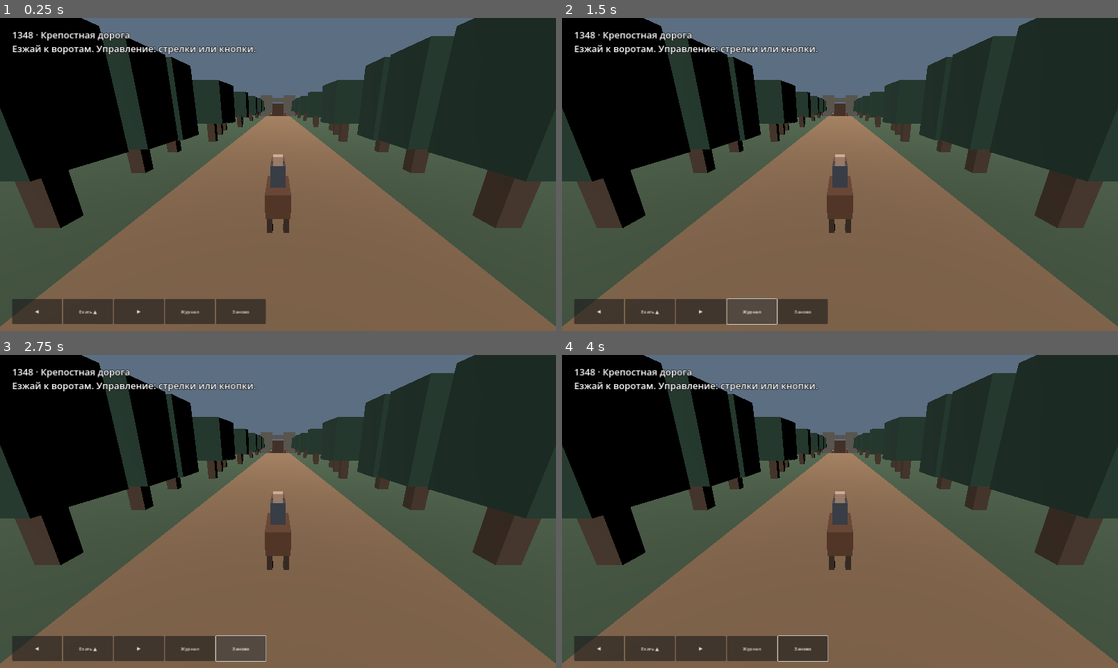
Above: before the commit, frames 1-4 (two rows, left to right).
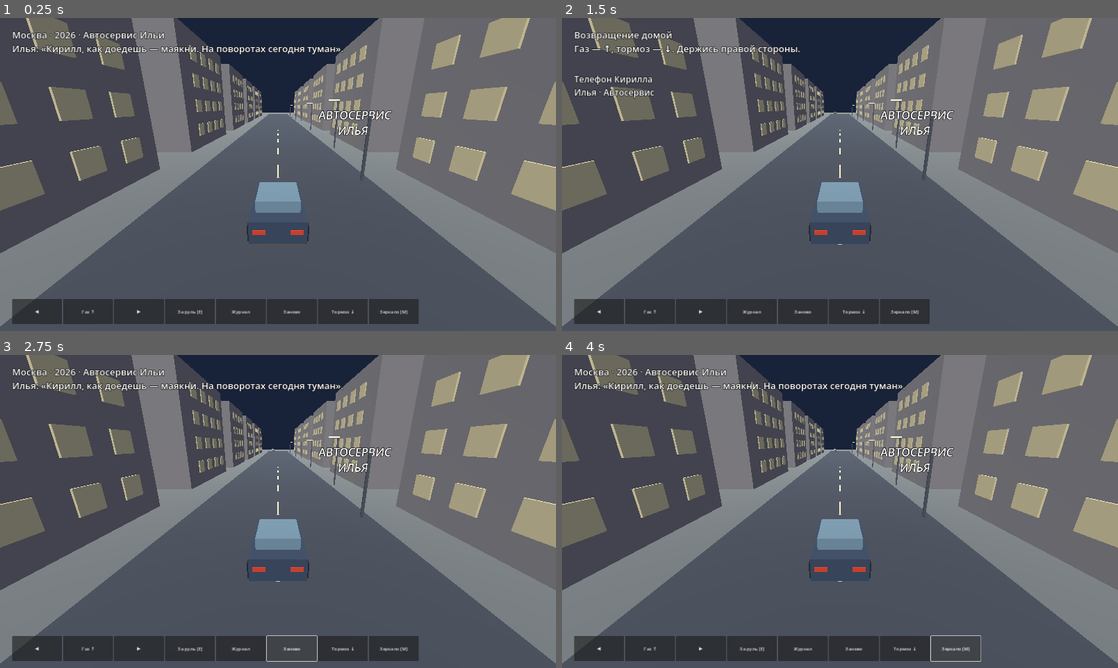
Above: after the commit, the same moments.

Repository: danilaextrem-afk/-
Game: Godot game, scene res://Content/NightRoad.tscn
Same seed, same stepped clock (60 frames per second), same inputs: the game is played once before the commit and once after it. Before the commit the project starts from res://Content/Road.tscn.
Inputs (mouse positions are in pixels of both pictures, inside the frame that each line leads up to):
- Up to frame 1 (0.25 s): no input
- Up to frame 2 (1.5 s): click "Журнал" at 0.5 s; click (751, 312) at 1.25 s, where only the run after the commit has a clickable "За руль [E]"
- Up to frame 3 (2.75 s): click "Заново" at 2 s
- Up to frame 4 (4 s): click "Заново" at 2.75 s; click (956, 649) at 3.5 s, where only the run after the commit has a clickable "Зеркало [M]"

The runs differ from the first frame. In frame 1, 93% of the frame differs, in the area x 0-100%, y 0-100%; in frame 2, 94%; in frame 3, 94%; in frame 4, 93%.

Commit message:
Start Act I with Moscow drive, playable vision and roadside investigation

Diff:
--- /dev/null
+++ b/Content/NightRoad.tscn
@@ -0,0 +1,4 @@
+[gd_scene load_steps=2 format=3]
+[ext_resource type="Script" path="res://Source/night_road.gd" id="1"]
+[node name="NightRoad" type="Node3D"]
+script = ExtResource("1")
--- /dev/null
+++ b/Source/night_road.gd
@@ -0,0 +1,207 @@
+extends "res://Source/two_epoch_road.gd"
+
+enum Phase { GARAGE, DRIVE, GLIMPSE, ROADSIDE, MESSAGE, END }
+const SIGHTINGS := [82.0, 101.0, 120.0]
+var phase := Phase.GARAGE
+var speed := 0.0
+var sightings := 0
+var evidence := ""
+var figure := Node3D.new()
+var brake: Button
+var rear := false
+var recording := SubViewportContainer.new()
+var flame_nodes: Array[MeshInstance3D] = []
+var traffic := Node3D.new()
+var trip_time := 0.0
+
+func build_location() -> void:
+	var night := WorldEnvironment.new()
+	var sky := Environment.new()
+	sky.background_mode = Environment.BG_COLOR
+	sky.background_color = Color("#182339")
+	sky.ambient_light_source = Environment.AMBIENT_SOURCE_COLOR
+	sky.ambient_light_color = Color("#b1bad6")
+	sky.ambient_light_energy = 0.5
+	night.environment = sky
+	add_child(night)
+	for i in range(7):
+		var z := -16.0 - 18*i
+		block(city,Vector3(6.5,2.6,z),Vector3(.14,5.2,.14),"535561")
+		var fixture := block(city,Vector3(6.05,5.2,z),Vector3(1.1,.13,.36),"ffe6ad")
+		var glow := fixture.mesh.surface_get_material(0) as StandardMaterial3D
+		glow.emission_enabled = true
+		glow.emission = Color("#ffe1a2")
+	city.add_child(figure)
+	block(figure,Vector3(0,1.0,0),Vector3(.48,1.6,.28),"202027")
+	block(figure,Vector3(0,1.98,0),Vector3(.32,.38,.32),"36303b")
+	city.add_child(traffic)
+	block(traffic,Vector3(0,.55,0),Vector3(1.7,.8,3.4),"775546")
+	block(traffic,Vector3(0,1.1,0),Vector3(1.45,.55,1.65),"899ca5")
+	for x in [-.6,.6]:
+		block(traffic,Vector3(x,.56,1.72),Vector3(.33,.16,.05),"ffe7ae")
+		block(car,Vector3(x,.72,1.83),Vector3(.42,.14,.06),"dd432a")
+	for side in [-1,1]:
+		for axle in [-1,1]:
+			block(car,Vector3(side*.94,.37,axle*1.12),Vector3(.24,.58,.59),"23252a")
+	block(city,Vector3(5.4,2,-5),Vector3(.16,4,.16),"4b5258")
+	var sign := Label3D.new()
+	sign.text = "АВТОСЕРВИС\nИЛЬЯ"
+	sign.font_size = 72
+	sign.pixel_size = 0.009
+	sign.position = Vector3(4.5,3.6,-5)
+	city.add_child(sign)
+
+func add_controls(row: HBoxContainer) -> void:
+	build_recording(row.get_parent())
+	brake = button(row,"Тормоз ↓")
+	button(row,"Зеркало [M]").pressed.connect(look_back)
+	ride.text = "Газ ↑"
+
+func set_rear(value: bool) -> void:
+	rear = value
+	camera.position = Vector3(0,2.0,-1.7) if rear else Vector3(0,4.5,7.4)
+	camera.rotation = Vector3(-0.08,PI,0) if rear else Vector3(-0.32,0,0)
+
+func look_back() -> void:
+	if phase in [Phase.DRIVE,Phase.ROADSIDE]:
+		set_rear(not rear)
+		if rear and phase == Phase.ROADSIDE and sightings > 0 and evidence.is_empty():
+			var passed: float = -mount.position.z - SIGHTINGS[sightings-1]
+			if passed >= 0 and passed < 9:
+				evidence = "В зеркале у фигуры нет отражения."
+				figure.hide()
+		update_view()
+
+func restart() -> void:
+	phase = Phase.GARAGE
+	speed = 0
+	mount.position = Vector3.ZERO
+	sightings = 0
+	trip_time = 0
+	evidence = ""
+	clock = Glimpse.new()
+	journal.hide()
+	set_rear(false)
+	update_view()
+
+func interact() -> void:
+	match phase:
+		Phase.GARAGE: phase = Phase.DRIVE
+		Phase.ROADSIDE:
+			if figure.visible and speed < .5 and mount.position.distance_to(figure.position) < 9 and evidence.is_empty():
+				evidence = "На сырой обочине нет следов. Человек исчез."
+				figure.hide()
+		Phase.MESSAGE: phase = Phase.END
+	update_view()
+
+func _unhandled_key_input(key: InputEvent) -> void:
+	if key is InputEventKey and key.pressed and not key.echo:
+		match key.physical_keycode:
+			KEY_M: look_back()
+			KEY_E: interact()
+
+func update_view() -> void:
+	forest.visible = phase == Phase.GLIMPSE
+	horse.visible = forest.visible
+	city.visible = not forest.visible
+	car.visible = city.visible
+	figure.visible = phase == Phase.ROADSIDE and sightings > 0 and evidence.is_empty()
+	recording.visible = phase == Phase.END
+	action.visible = false
+	match phase:
+		Phase.GARAGE:
+			caption.text = "Москва · 2026 · Автосервис Ильи\nИлья: «Кирилл, как доедешь — маякни. На поворотах сегодня туман»."
+			action.text = "За руль [E]"
+			action.show()
+		Phase.DRIVE: caption.text = "Возвращение домой\nГаз — ↑, тормоз — ↓. Держись правой стороны."
+		Phase.GLIMPSE: caption.text = "Пять секунд чужой жизни\nВ руках поводья. Где-то за стволами звенит железо."
+		Phase.ROADSIDE:
+			caption.text = "Человек у обочины\n" + ("Можно остановиться рядом, проверить зеркало или уехать." if evidence.is_empty() else evidence)
+		Phase.MESSAGE:
+			caption.text = "Телефон · Входящее сообщение от Ильи"
+			action.text = "Открыть [E]"
+			action.show()
+		Phase.END: caption.text = "Илья: «Кир, откуда у тебя доспехи? И что там за пожар?»\nЗапись с неизвестного номера · 00:04"
+	journal.text = "Телефон Кирилла\nИлья · Автосервис"
+	if phase >= Phase.ROADSIDE:
+		journal.text += "\nНа четыре секунды вместо трассы появился лес."
+	if sightings > 0:
+		journal.text += "\nВстреч с одним силуэтом: %d." % sightings
+	if not evidence.is_empty():
+		journal.text += "\n" + evidence
+
+func _physics_process(delta: float) -> void:
+	if phase == Phase.END:
+		trip_time += delta
+		for i in flame_nodes.size():
+			flame_nodes[i].scale.y = 1 + 0.28*sin(trip_time*7.0 + i)
+		return
+	if phase == Phase.GARAGE or phase >= Phase.MESSAGE:
+		return
+	var gas := ride.button_pressed or Input.is_action_pressed("ui_up")
+	var braking := brake.button_pressed or Input.is_action_pressed("ui_down")
+	speed = move_toward(speed,14 if gas and not braking else 0,delta*(18 if braking else 4))
+	var steer := Input.get_axis("ui_left","ui_right") + float(right.button_pressed) - float(left.button_pressed)
+	mount.position.x = clampf(mount.position.x + clampf(steer,-1,1)*minf(speed,5)*delta,-4.4,4.4)
+	mount.position.z -= speed*delta
+	trip_time += delta
+	traffic.position = Vector3(-3.1,0,-130+fmod(trip_time*8,155))
+	var distance := -mount.position.z
+	if phase == Phase.DRIVE and distance >= 17:
+		clock.begin(4,15)
+		set_rear(false)
+		phase = Phase.GLIMPSE
+		update_view()
+	elif phase == Phase.GLIMPSE:
+		clock.advance(delta)
+		if clock.remaining <= 0:
+			phase = Phase.ROADSIDE
+			update_view()
+	if phase == Phase.ROADSIDE:
+		if evidence.is_empty() and sightings < SIGHTINGS.size() and distance >= SIGHTINGS[sightings]-10:
+			sightings += 1
+			figure.position = Vector3(4.9,0,-SIGHTINGS[sightings-1])
+			update_view()
+		if sightings > 0 and distance > SIGHTINGS[sightings-1]+9:
+			figure.hide()
+		action.visible = figure.visible and speed < .5 and mount.position.distance_to(figure.position) < 9
+		action.text = "Осмотреть обочину [E]"
+		if distance >= 131:
+			if evidence.is_empty():
+				evidence = "Кирилл проехал мимо. Происхождение силуэта неизвестно."
+			speed = 0
+			set_rear(false)
+			phase = Phase.MESSAGE
+			update_view()
+
+func build_recording(ui: Node) -> void:
+	ui.add_child(recording)
+	recording.position = Vector2(42,350)
+	recording.size = Vector2(520,300)
+	var screen := SubViewport.new()
+	screen.size = Vector2i(520,300)
+	screen.own_world_3d = true
+	recording.add_child(screen)
+	var village := Node3D.new()
+	screen.add_child(village)
+	block(village,Vector3(0,-0.3,0),Vector3(50,0.5,50),"45404a")
+	for x in [-4,0,4]:
+		block(village,Vector3(x,1,-6),Vector3(3,2,3),"684533")
+		for n in range(3):
+			var flame := block(village,Vector3(x-0.7+n*0.7,2.3,-5.4),Vector3(.45,1.6+n*.3,.4),"e29132")
+			var mat := flame.mesh.surface_get_material(0) as StandardMaterial3D
+			mat.emission_enabled = true
+			mat.emission = Color("#ff7731")
+			flame_nodes.append(flame)
+	block(village,Vector3(0,1.15,0),Vector3(.86,1.28,.5),"858c91")
+	block(village,Vector3(0,2.09,0),Vector3(.52,.56,.48),"ab9586")
+	for side in [-1,1]:
+		block(village,Vector3(side*.53,1.4,0),Vector3(.3,.5,.58),"adb1ad")
+		block(village,Vector3(side*.24,.35,0),Vector3(.34,.7,.44),"4e4947")
+	var lamp := DirectionalLight3D.new()
+	village.add_child(lamp)
+	lamp.rotation_degrees = Vector3(-35,-25,0)
+	var lens := Camera3D.new()
+	village.add_child(lens)
+	lens.position = Vector3(1.0,2.3,4)
+	lens.look_at(Vector3(0,1.5,0))
--- a/Source/road.gd
+++ b/Source/road.gd
@@ -1,110 +1,14 @@
-extends Node3D
+extends "res://Source/two_epoch_road.gd"
 
-const Glimpse = preload("res://Source/time_glimpse.gd")
 const Investigation = preload("res://Source/gate_investigation.gd")
 var quest := Investigation.new()
-var journal := Label.new()
-var action: Button
-var clock := Glimpse.new()
 var event: Dictionary = JSON.parse_string(FileAccess.get_file_as_string("res://GameData/road_glimpse.json"))
-var forest := Node3D.new()
-var city := Node3D.new()
-var mount := Node3D.new()
-var horse := Node3D.new()
-var car := Node3D.new()
-var caption := Label.new()
 var triggered := false
 var seen := false
-var left: Button
-var right: Button
-var ride: Button
 
-func block(parent: Node3D, pos: Vector3, size: Vector3, color: String) -> MeshInstance3D:
-	var part := MeshInstance3D.new()
-	var box := BoxMesh.new()
-	box.size = size
-	var mat := StandardMaterial3D.new()
-	mat.albedo_color = Color(color)
-	box.material = mat
-	part.mesh = box
-	parent.add_child(part)
-	part.position = pos
-	return part
-
-func button(row: HBoxContainer, label: String) -> Button:
-	var b := Button.new()
-	b.text = label
-	b.custom_minimum_size = Vector2(172,86)
-	row.add_child(b)
-	return b
-
-func _ready() -> void:
-	for root in [forest, city, mount]:
-		add_child(root)
-	mount.add_child(horse)
-	mount.add_child(car)
-	for world in [forest,city]:
-		block(world,Vector3(0,-0.6,-55),Vector3(180,1,230),"40533d" if world == forest else "717675")
-		block(world,Vector3(0,-0.08,-55),Vector3(12,0.16,160),"85664a" if world == forest else "434952")
-	for i in range(18):
-		var z := -7.0*i
-		for side in [-1,1]:
-			var x: float = side*(9+i%3)
-			block(forest,Vector3(x,2,z),Vector3(1,4,1),"554132")
-			block(forest,Vector3(x,5,z),Vector3(4,5+i%3,4),"284637")
-			if i%3 == 0:
-				block(city,Vector3(side*15,6,z),Vector3(12,12,15),"888482")
-				for floor_no in range(4):
-					for window_no in range(4):
-						block(city,Vector3(side*8.94,2+floor_no*2.6,z-5+3*window_no),Vector3(0.1,1.3,1.5),"d6c897")
-		block(city,Vector3(0,0.02,z),Vector3(0.14,0.04,3),"e7ddb2")
-	for side in [-1,1]:
-		block(forest,Vector3(side*6,5,-107),Vector3(6,10,7),"726d64")
-	block(forest,Vector3(0,8,-107),Vector3(10,2,3),"726d64")
-	block(horse,Vector3(0,1.2,0),Vector3(0.9,0.9,2.1),"68422e")
-	block(horse,Vector3(0,1.92,-0.95),Vector3(0.56,1.0,0.65),"775137")
-	for x in [-0.31,0.31]:
-		for z in [-0.7,0.7]:
-			block(horse,Vector3(x,0.43,z),Vector3(0.22,0.86,0.26),"443026")
-	block(horse,Vector3(0,2.05,0.15),Vector3(0.55,0.85,0.45),"474d58")
-	block(horse,Vector3(0,2.63,0.15),Vector3(0.37,0.37,0.37),"c6a18b")
-	block(car,Vector3(0,0.65,0),Vector3(1.9,0.8,3.6),"39485c")
-	block(car,Vector3(0,1.19,0.2),Vector3(1.55,0.55,1.9),"73909e")
+func build_location() -> void:
 	add_child(quest)
 	quest.build(forest,city)
-	var camera := Camera3D.new()
-	mount.add_child(camera)
-	camera.position = Vector3(0,4.5,7.4)
-	camera.rotation.x = -0.32
-	var sun := DirectionalLight3D.new()
-	add_child(sun)
-	sun.rotation_degrees = Vector3(-55,-25,0)
-	var ui := CanvasLayer.new()
-	add_child(ui)
-	ui.add_child(caption)
-	caption.position = Vector2(42,36)
-	caption.add_theme_font_size_override("font_size",32)
-	caption.add_theme_constant_override("outline_size",6)
-	ui.add_child(journal)
-	journal.position = Vector2(42,190)
-	journal.add_theme_font_size_override("font_size",30)
-	journal.add_theme_constant_override("outline_size",6)
-	journal.hide()
-	var row := HBoxContainer.new()
-	ui.add_child(row)
-	row.set_anchors_and_offsets_preset(Control.PRESET_BOTTOM_LEFT)
-	row.position += Vector2(42,-110)
-	left = button(row,"◀")
-	ride = button(row,"Ехать ▲")
-	right = button(row,"▶")
-	action = button(row,"Осмотреть знак")
-	action.pressed.connect(interact)
-	button(row,"Журнал").pressed.connect(toggle_journal)
-	button(row,"Заново").pressed.connect(restart)
-	update_view()
-
-func toggle_journal() -> void:
-	journal.visible = not journal.visible
 
 func restart() -> void:
 	journal.hide()
--- /dev/null
+++ b/Source/two_epoch_road.gd
@@ -0,0 +1,117 @@
+extends Node3D
+
+const Glimpse = preload("res://Source/time_glimpse.gd")
+var journal := Label.new()
+var action: Button
+var clock := Glimpse.new()
+var forest := Node3D.new()
+var city := Node3D.new()
+var mount := Node3D.new()
+var horse := Node3D.new()
+var car := Node3D.new()
+var camera := Camera3D.new()
+var caption := Label.new()
+var left: Button
+var right: Button
+var ride: Button
+
+func block(parent: Node3D, pos: Vector3, size: Vector3, color: String) -> MeshInstance3D:
+	var part := MeshInstance3D.new()
+	var box := BoxMesh.new()
+	box.size = size
+	var mat := StandardMaterial3D.new()
+	mat.albedo_color = Color(color)
+	box.material = mat
+	part.mesh = box
+	parent.add_child(part)
+	part.position = pos
+	return part
+
+func button(row: HBoxContainer, label: String) -> Button:
+	var b := Button.new()
+	b.text = label
+	b.custom_minimum_size = Vector2(172,86)
+	row.add_child(b)
+	return b
+
+func _ready() -> void:
+	for root in [forest, city, mount]:
+		add_child(root)
+	mount.add_child(horse)
+	mount.add_child(car)
+	for world in [forest,city]:
+		block(world,Vector3(0,-0.6,-55),Vector3(180,1,230),"40533d" if world == forest else "717675")
+		block(world,Vector3(0,-0.08,-55),Vector3(12,0.16,160),"85664a" if world == forest else "434952")
+	for i in range(18):
+		var z := -7.0*i
+		for side in [-1,1]:
+			var x: float = side*(9+i%3)
+			block(forest,Vector3(x,2,z),Vector3(1,4,1),"554132")
+			block(forest,Vector3(x,5,z),Vector3(4,5+i%3,4),"284637")
+			if i%3 == 0:
+				block(city,Vector3(side*15,6,z),Vector3(12,12,15),"888482")
+				for floor_no in range(4):
+					for window_no in range(4):
+						block(city,Vector3(side*8.94,2+floor_no*2.6,z-5+3*window_no),Vector3(0.1,1.3,1.5),"d6c897")
+		block(city,Vector3(0,0.02,z),Vector3(0.14,0.04,3),"e7ddb2")
+	for side in [-1,1]:
+		block(forest,Vector3(side*6,5,-107),Vector3(6,10,7),"726d64")
+	block(forest,Vector3(0,8,-107),Vector3(10,2,3),"726d64")
+	block(horse,Vector3(0,1.2,0),Vector3(0.9,0.9,2.1),"68422e")
+	block(horse,Vector3(0,1.92,-0.95),Vector3(0.56,1.0,0.65),"775137")
+	for x in [-0.31,0.31]:
+		for z in [-0.7,0.7]:
+			block(horse,Vector3(x,0.43,z),Vector3(0.22,0.86,0.26),"443026")
+	block(horse,Vector3(0,2.05,0.15),Vector3(0.55,0.85,0.45),"474d58")
+	block(horse,Vector3(0,2.63,0.15),Vector3(0.37,0.37,0.37),"c6a18b")
+	block(car,Vector3(0,0.65,0),Vector3(1.9,0.8,3.6),"39485c")
+	block(car,Vector3(0,1.19,0.2),Vector3(1.55,0.55,1.9),"73909e")
+	build_location()
+	mount.add_child(camera)
+	camera.position = Vector3(0,4.5,7.4)
+	camera.rotation.x = -0.32
+	var sun := DirectionalLight3D.new()
+	add_child(sun)
+	sun.rotation_degrees = Vector3(-55,-25,0)
+	var ui := CanvasLayer.new()
+	add_child(ui)
+	ui.add_child(caption)
+	caption.position = Vector2(42,36)
+	caption.add_theme_font_size_override("font_size",32)
+	caption.add_theme_constant_override("outline_size",6)
+	ui.add_child(journal)
+	journal.position = Vector2(42,190)
+	journal.add_theme_font_size_override("font_size",30)
+	journal.add_theme_constant_override("outline_size",6)
+	journal.hide()
+	var row := HBoxContainer.new()
+	ui.add_child(row)
+	row.set_anchors_and_offsets_preset(Control.PRESET_BOTTOM_LEFT)
+	row.position += Vector2(42,-110)
+	left = button(row,"◀")
+	ride = button(row,"Ехать ▲")
+	right = button(row,"▶")
+	action = button(row,"Осмотреть знак")
+	action.pressed.connect(interact)
+	button(row,"Журнал").pressed.connect(toggle_journal)
+	button(row,"Заново").pressed.connect(restart)
+	add_controls(row)
+	update_view()
+
+func build_location() -> void:
+	pass
+
+func add_controls(_row: HBoxContainer) -> void:
+	pass
+
+func update_view() -> void:
+	pass
+
+func restart() -> void:
+	pass
+
+func interact() -> void:
+	pass
+
+func toggle_journal() -> void:
+	journal.visible = not journal.visible
--- /dev/null
+++ b/Tests/prologue_test.gd
@@ -0,0 +1,46 @@
+extends SceneTree
+
+func _initialize() -> void:
+	call_deferred("run")
+
+func run() -> void:
+	var failures := []
+	for choice in ["stop","mirror","drive"]:
+		var road = load(ProjectSettings.get_setting("application/run/main_scene")).instantiate()
+		root.add_child(road)
+		var actor_id = road.mount.get_instance_id()
+		road.action.pressed.emit()
+		Input.action_press("ui_up")
+		var forest_frames := 0
+		var used := false
+		for frame in 4000:
+			road._physics_process(1.0/60)
+			if road.horse.visible:
+				forest_frames += 1
+			if road.sightings == 3 and not used:
+				var distance: float = -road.mount.position.z
+				if choice == "mirror" and distance >= 120:
+					road.look_back()
+					used = not road.evidence.is_empty()
+				if choice == "stop" and distance >= 115:
+					Input.action_press("ui_down")
+					if road.action.visible:
+						road.action.pressed.emit()
+						Input.action_release("ui_down")
+						used = true
+			if road.phase == road.Phase.MESSAGE:
+				break
+		Input.action_release("ui_up")
+		Input.action_release("ui_down")
+		var expected := {"stop":"следов","mirror":"отражения","drive":"мимо"}
+		if not (road.sightings == 3 and abs(forest_frames-240)<=1 and road.mount.get_instance_id()==actor_id and expected[choice] in road.evidence and road.phase == road.Phase.MESSAGE):
+			failures.append([choice,forest_frames,road.evidence,road.phase])
+		road.action.pressed.emit()
+		if not (road.recording.visible and road.evidence in road.journal.text):
+			failures.append("phone or journal")
+		road.restart()
+		if road.recording.visible or not road.evidence.is_empty() or road.phase != road.Phase.GARAGE:
+			failures.append("restart")
+		road.free()
+	print("Prologue routes: ", "PASS" if failures.is_empty() else str(failures))
+	quit(int(not failures.is_empty()))
--- a/project.godot
+++ b/project.godot
@@ -1,7 +1,7 @@
 config_version=5
 [application]
-config/name="РАЗЛОМ — Крепостная дорога"
-run/main_scene="res://Content/Road.tscn"
+config/name="РАЗЛОМ: ЧЁРНЫЙ ЗВОН"
+run/main_scene="res://Content/NightRoad.tscn"
 [display]
 window/size/viewport_width=1920
 window/size/viewport_height=1080
Not shown, changed: Docs/06_DECISIONS_CHANGELOG.md
Not shown, changed: Docs/07_PROGRESS_STATE.md
